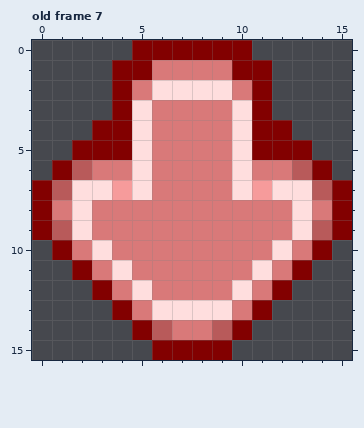
Two versions of one pixel-art file, art/arrownew.aseprite. That is the earlier state.
16x16 pixels, 23 frames. Colours within 5 levels of each other are drawn and written as one. Shown: old frame 7. The commit also changed other frames, which this record leaves out.
New version:
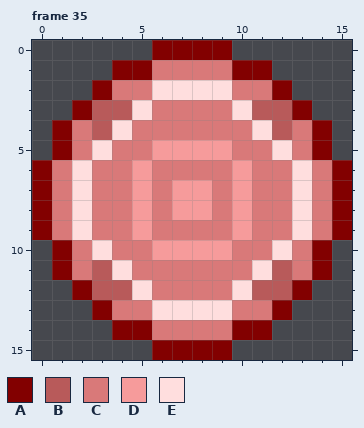
Palette (. is transparent): A #820000  B #b85a5a  C #d97979  D #f69b9b  E #ffdede
A new or re-ordered frame is compared with the old frame closest to it.
The edit:
frames 23 -> 35
Frame 35 is new; against old frame 7:
y 0: x 5 A -> .; x 10 A -> .
y 2: x 3..4 .A -> AC; x 11..12 A. -> CA
y 3: x 2..4 ..A -> ABB; x 11..13 A.. -> BBA
y 4: x 1..5 ..AAE -> ACBEC; x 10..14 EAA.. -> CEBCA
y 5: x 1..14 .AAAECCCCEAAA. -> ACECCDDDDCCECA
y 6: x 0..2 .AB -> ACE; x 5 E -> D; x 10 E -> D; x 13..15 BA. -> ECA
y 7: x 1 B -> C; x 3..5 EDE -> CCD; x 7..8 CC -> DD; x 10..12 EDE -> DCC; x 14 B -> C
y 8: x 5 C -> D; x 7..8 CC -> DD; x 10 C -> D
y 9: x 1 B -> C; x 5 C -> D; x 10 C -> D; x 14 B -> C
y 10: x 6..9 CCCC -> DDDD
y 11: x 1..3 .AC -> ACB; x 12..14 CA. -> BCA
y 12: x 2..4 .AC -> ABB; x 11..13 CA. -> BBA
y 13: x 3..4 .A -> AC; x 11..12 A. -> CA
y 14: x 4 . -> A; x 6 B -> C; x 9 B -> C; x 11 . -> A
Changed places in both pictures, as pixel boxes (x1, y1, x2, y2):
changed: (32, 40, 352, 340)
